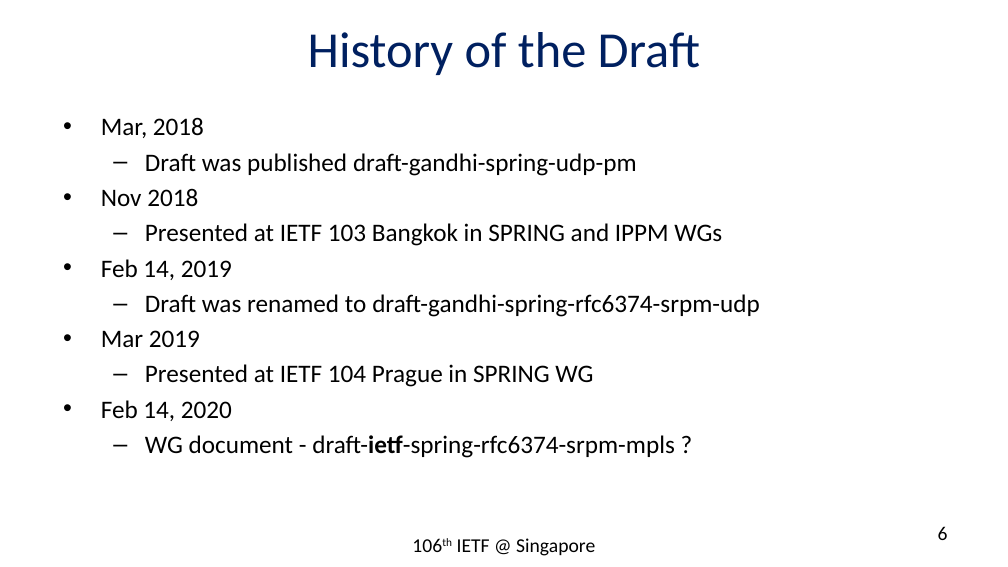
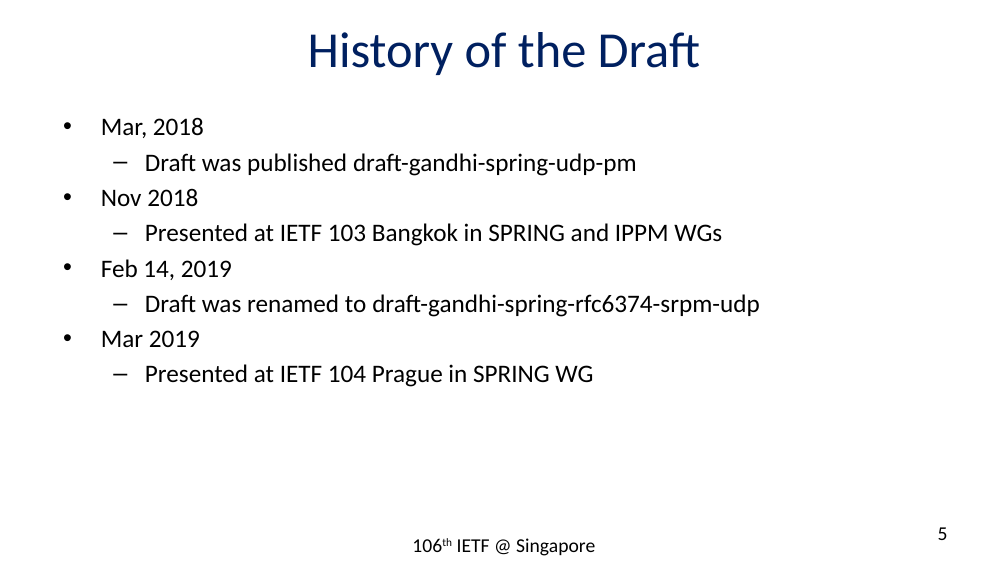
Before and after one commit to rakgandhi/ietf-slides, a slide deck: slide 5 of draft-gandhi-spring-rfc6374-srpm-udp-2.pptx (slide 6 before the commit). Drawn at 1008x567 pixels with LibreOffice and Linux fonts; fonts in the diff are those of the drawing. Boxes give left, top, right and bottom in pixels: in the first picture for what was removed or moved away, otherwise in the second. Text is boxed around its words. In the diff, an @@ line names an element or a change of style, - is before the commit and + after.

```diff
--- a/draft-gandhi-spring-rfc6374-srpm-udp-2.pptx
+++ b/draft-gandhi-spring-rfc6374-srpm-udp-2.pptx
@@ text at bbox=[101, 400, 675, 458]: paragraphs removed @@
-• Feb 14, 2020
-  – WG document - draft-ietf-spring-rfc6374-srpm-mpls ?
@@ page number at bbox=[938, 527, 948, 540]: text changed @@
-6
+5
```
Also in this commit, not shown: 1 other slide changed, 1 other file.
